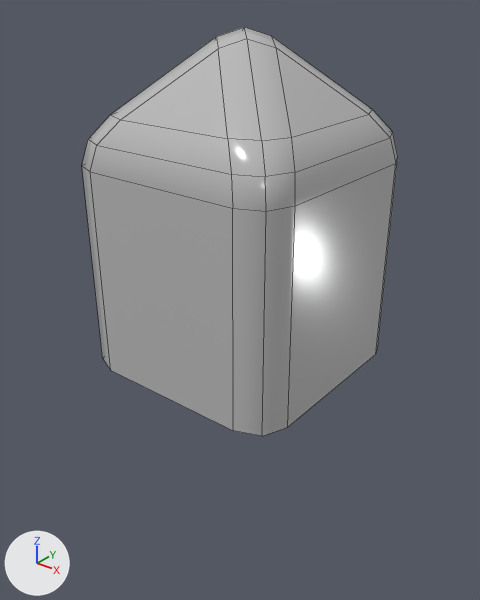
The FBX model Assets/3D/Model/Cube_Triangle.fbx, before and after one commit.
One viewpoint serves both versions: a 50 mm lens placed at (1.66, -2.1, 1.55), pointed at (0.01, -0.03, 0.27). The lights are fixed; the arrows at lower left show +X, +Y and +Z. The picture after the commit comes second. Mesh edges are drawn as thin lines. Where no turn or scale is listed for an object, it has been applied to the vertices.

In view in the first picture: 'Cube_Triangle'.
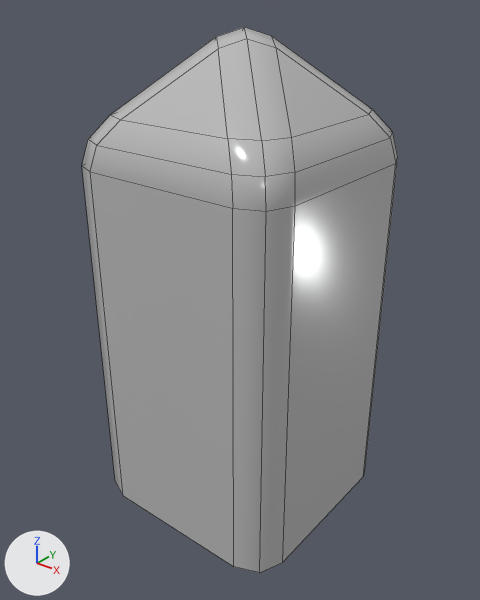
What the commit changed:
me_mesh is used by ob_cube_triangle; location (0.0, 0.0, 0.0).
me_mesh had 57 vertices, 52 faces and spanned x -0.495..0.495, y -0.499..0.499, z 0.0..1.387.
me_mesh now has 57 vertices, 52 faces and spans x -0.495..0.495, y -0.499..0.499, z -0.712..1.387.
me_mesh part 1: all 12 vertices in x -0.495..0.495, y -0.499..0.499, z 0.0 are moved by (0.0, 0.0, -0.712).

Where the change shows, as pixel boxes (x1, y1, x2, y2) in the pictures (480 x 600 px; the box of a moved part takes in the faces that stretch with it):
'Cube_Triangle', reshaped (33% taller)
    before: (82, 27, 398, 436)
    after: (82, 27, 398, 573)
part 1 of me_mesh, moved or reshaped
    before: (93, 201, 376, 436)
    after: (93, 201, 377, 573)
